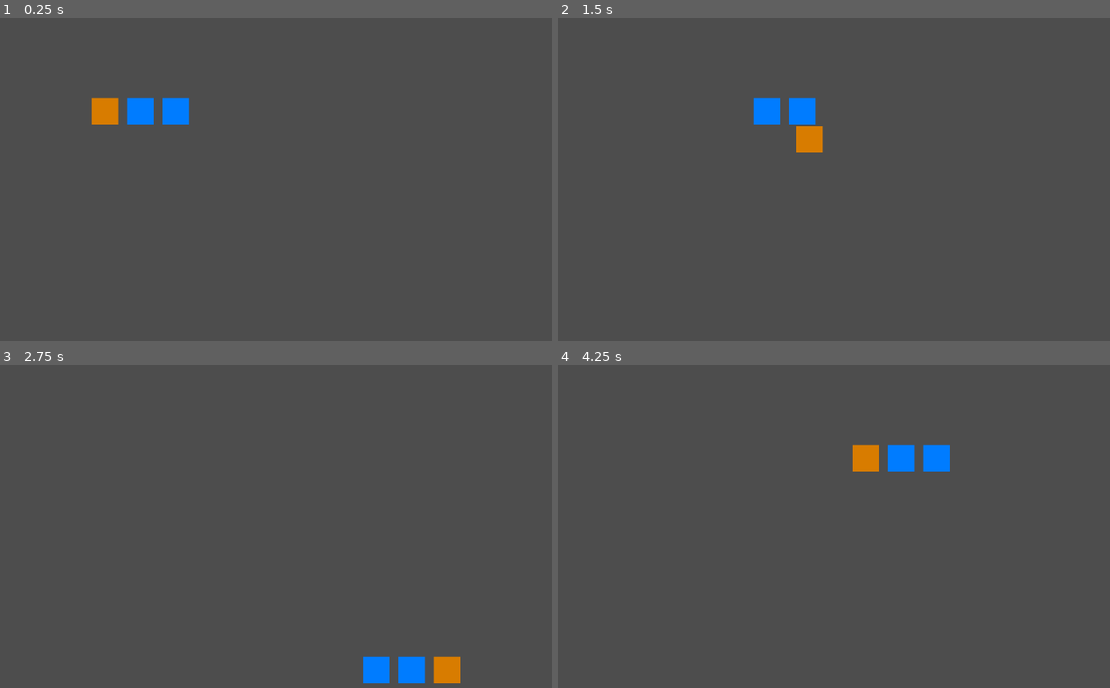
Above: before the commit, frames 1-4 (two rows, left to right).
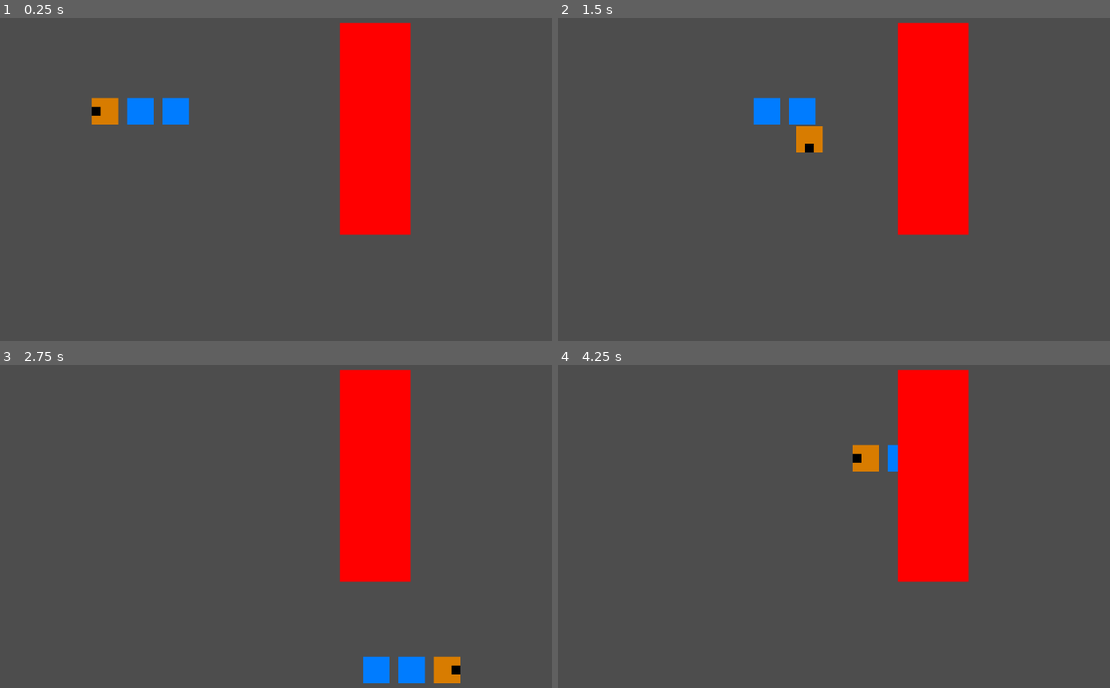
Above: after the commit, the same moments.

Repository: FireSquid6/snake-demo
Game: Godot game, scene res://root.tscn
Same seed, same stepped clock (60 frames per second), same inputs: the game is played once before the commit and once after it. The project has no main scene, so this scene is started directly.
Inputs:
- Up to frame 1 (0.25 s): no input
- Up to frame 2 (1.5 s): hold Right (ui_right) 0.53-1.28 s; hold Down (ui_down) from 1.28 s (still down)
- Up to frame 3 (2.75 s): release Down (ui_down) at 2.03 s; hold Right (ui_right) from 2.03 s (still down)
- Up to frame 4 (4.25 s): release Right (ui_right) at 2.78 s; hold Up (ui_up) 2.78-3.53 s; hold Left (ui_left) from 3.53 s (still down)

The runs differ from the first frame. In frame 1, 8.6% of the frame differs, in the area x 16-75%, y 1-68%; in frame 2, 8.6%; in frame 3, 8.6%; in frame 4, 8.6%.

Commit message:
add collision detection

Diff:
--- a/root.tscn
+++ b/root.tscn
@@ -1,8 +1,22 @@
-[gd_scene load_steps=2 format=3 uid="uid://ygvhq46hc4o8"]
+[gd_scene load_steps=3 format=3 uid="uid://ygvhq46hc4o8"]
 
 [ext_resource type="PackedScene" uid="uid://c74bt1ql7ae2v" path="res://snake/snake.tscn" id="1_gl28g"]
+
+[sub_resource type="RectangleShape2D" id="RectangleShape2D_8uxne"]
+size = Vector2(128, 384)
 
 [node name="Root" type="Node2D"]
 
 [node name="snake" parent="." instance=ExtResource("1_gl28g")]
 position = Vector2(448, 192)
+
+[node name="StaticBody2D" type="StaticBody2D" parent="."]
+collision_mask = 0
+
+[node name="CollisionShape2D" type="CollisionShape2D" parent="StaticBody2D"]
+position = Vector2(832, 256)
+shape = SubResource("RectangleShape2D_8uxne")
+
+[node name="Polygon2D" type="Polygon2D" parent="StaticBody2D"]
+color = Color(1, 0, 0, 1)
+polygon = PackedVector2Array(768, 64, 768, 448, 896, 448, 896, 64)
--- a/snake/snake.gd
+++ b/snake/snake.gd
@@ -9,6 +9,8 @@
 var head: SnakePart
 var move_dir = Vector2(-1, 0)
 var _last_move_dir = Vector2(-1, 0)
+
+@onready var _mouth: Area2D = get_node("head/Mouth")
 
 func _ready() -> void:
 	for child in get_children():
@@ -26,7 +28,6 @@
 
 	if up + left + down + right > 0:
 		move_dir = Vector2(right - left, down - up)
-		print(move_dir)
 
 
 func _on_head_at_point() -> void:
@@ -47,7 +48,25 @@
 	_last_move_dir = move_dir
 	head.goto(head.position + (move_dir * 64))
 
+	_mouth.rotation = move_dir.angle()
+
 	for i in range(1, len(_parts)):
 		var part := _parts[i]
 		var ahead := _parts[i - 1]
 		part.goto(ahead.position)
+
+
+func _on_mouth_area_entered(area):
+	_mouth_collided(area)
+
+
+func _on_mouth_body_entered(body):
+	_mouth_collided(body)
+
+
+func _mouth_collided(node: Node2D):  # Godot desperately needs type unions
+	print("I collieded with something")
+
+	# check if it's a number fruit
+
+	# if it isn't a number fruit, die
--- a/snake/snake.tscn
+++ b/snake/snake.tscn
@@ -1,16 +1,32 @@
-[gd_scene load_steps=3 format=3 uid="uid://c74bt1ql7ae2v"]
+[gd_scene load_steps=4 format=3 uid="uid://c74bt1ql7ae2v"]
 
 [ext_resource type="Script" path="res://snake/snake.gd" id="1_dpodd"]
 [ext_resource type="PackedScene" uid="uid://cjnn8orxv603k" path="res://snake_part/snake_part.tscn" id="2_14t0m"]
+
+[sub_resource type="RectangleShape2D" id="RectangleShape2D_6167t"]
+size = Vector2(16, 16)
 
 [node name="snake" type="Node2D"]
 position = Vector2(512, 128)
 script = ExtResource("1_dpodd")
 
 [node name="head" parent="." instance=ExtResource("2_14t0m")]
+collision_layer = 0
 
 [node name="Polygon2D" parent="head" index="1"]
 color = Color(0.85098, 0.486275, 0, 1)
+
+[node name="Mouth" type="Area2D" parent="head"]
+position = Vector2(32, 32)
+collision_layer = 0
+
+[node name="CollisionShape2D" type="CollisionShape2D" parent="head/Mouth"]
+position = Vector2(16, 0)
+shape = SubResource("RectangleShape2D_6167t")
+
+[node name="Polygon2D" type="Polygon2D" parent="head/Mouth"]
+color = Color(0, 0, 0, 1)
+polygon = PackedVector2Array(8, -8, 8, 8, 24, 8, 24, -8)
 
 [node name="snake_part2" parent="." instance=ExtResource("2_14t0m")]
 position = Vector2(64, 0)
@@ -19,5 +35,7 @@
 position = Vector2(128, 0)
 
 [connection signal="at_point" from="head" to="." method="_on_head_at_point"]
+[connection signal="area_entered" from="head/Mouth" to="." method="_on_mouth_area_entered"]
+[connection signal="body_entered" from="head/Mouth" to="." method="_on_mouth_body_entered"]
 
 [editable path="head"]
--- a/snake_part/snake_part.gd
+++ b/snake_part/snake_part.gd
@@ -4,7 +4,7 @@
 
 @export var speed: float = 512  # px / s
 var _next_pos: Vector2 = Vector2(0, 0)
-signal collided
+signal collidedcd
 signal at_point
 
 
